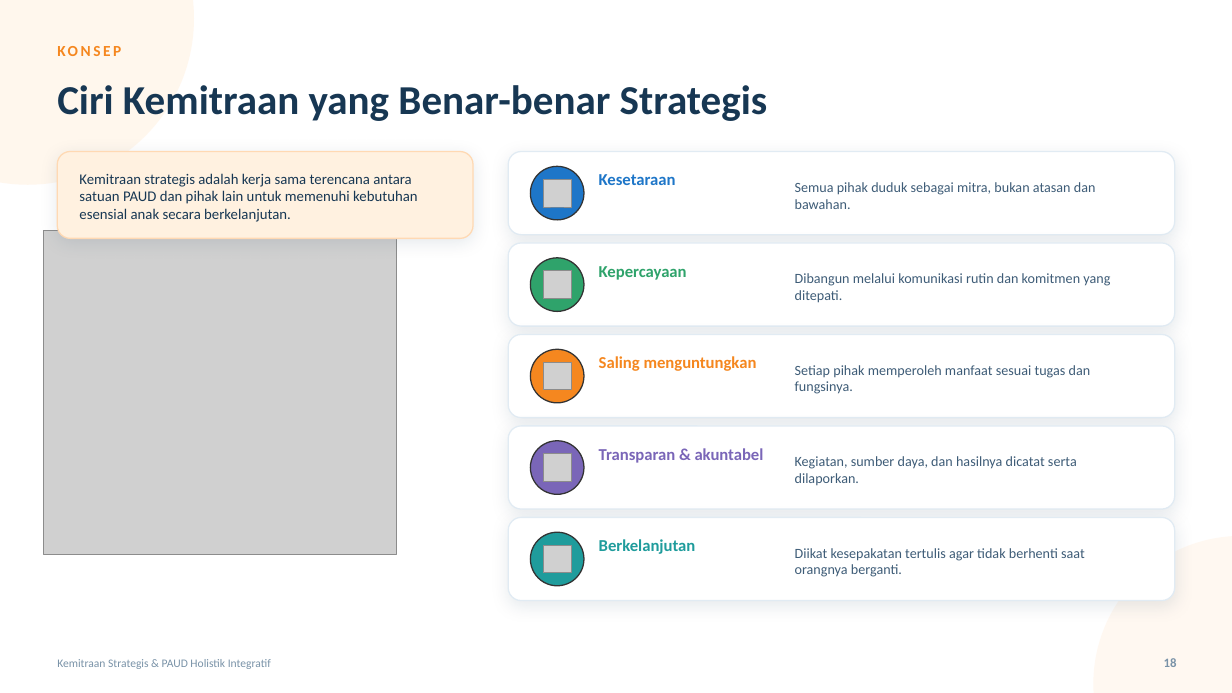
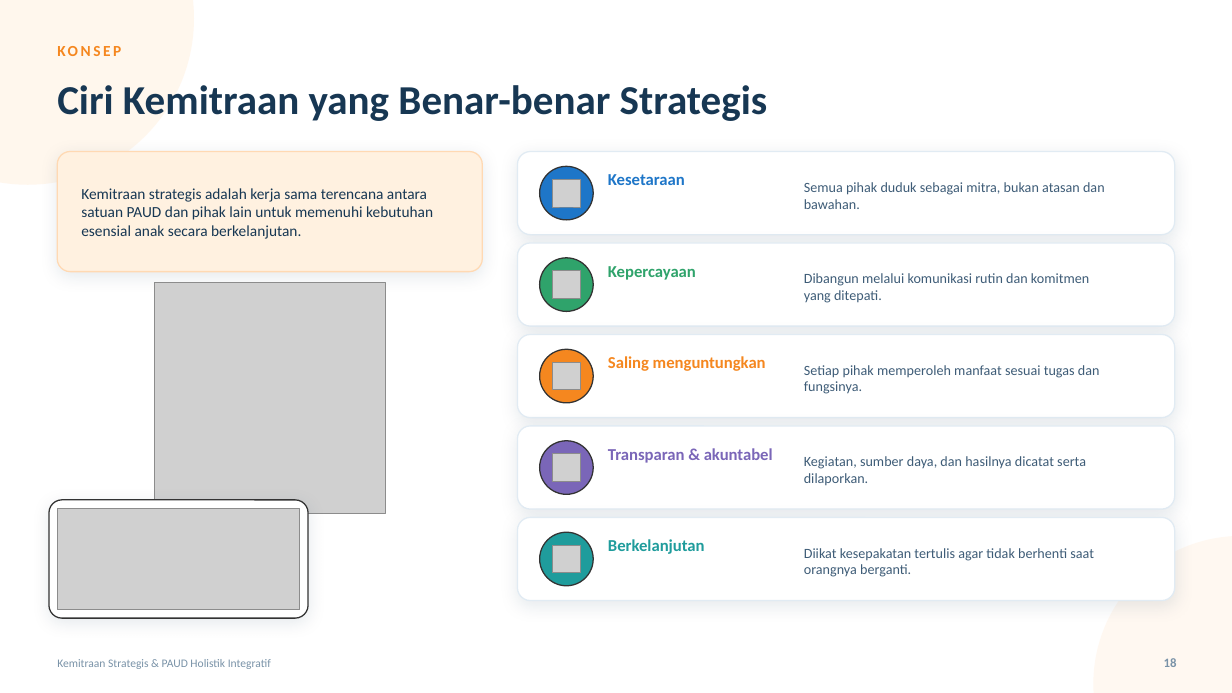
Before and after one commit to afriiqbal/kemitraanpaud, a slide deck: slide 18 of presentasi/Kemitraan_Strategis_PAUD_HI.pptx. Drawn at 1232x693 pixels with LibreOffice and Linux fonts; fonts in the diff are those of the drawing; grey boxes stand for pictures. Boxes give left, top, right and bottom in pixels: in the first picture for what was removed or moved away, otherwise in the second. Text is boxed around its words. In the diff, an @@ line names an element or a change of style, - is before the commit and + after.

```diff
--- a/presentasi/Kemitraan_Strategis_PAUD_HI.pptx
+++ b/presentasi/Kemitraan_Strategis_PAUD_HI.pptx
@@ rounded rectangle: place and size @@
-rounded rectangle at (57,152,473,238)
+rounded rectangle at (57,152,482,272)
@@ rounded rectangle at (57,152,482,272): proportions changed @@
@@ text "Kemitraan strategis adalah kerja sama ..." at (81,188,433,239): size 11.5 to 12 pt @@
@@ rounded rectangle: place and size @@
-rounded rectangle at (508,152,1175,235)
+rounded rectangle at (518,152,1175,235)
@@ text "Semua pihak duduk sebagai mitra, ...": place and size @@
-text "Semua pihak duduk sebagai mitra, ..." at (795,182,1096,209)
+text "Semua pihak duduk sebagai mitra, ..." at (804,182,1105,209)
@@ picture removed at (43,231,396,555) @@
@@ rounded rectangle: place and size @@
-rounded rectangle at (508,243,1175,326)
+rounded rectangle at (518,243,1175,326)
@@ text "Dibangun melalui komunikasi rutin dan ..." rewrapped from (795,273,1110,303) to (804,273,1089,303) @@
@@ picture added at (154,283,385,514) @@
@@ rounded rectangle: place and size @@
-rounded rectangle at (508,335,1175,418)
+rounded rectangle at (518,335,1175,418)
@@ text "Setiap pihak memperoleh manfaat sesuai ...": place and size @@
-text "Setiap pihak memperoleh manfaat sesuai ..." at (795,365,1091,394)
+text "Setiap pihak memperoleh manfaat sesuai ..." at (804,365,1100,394)
@@ rounded rectangle: place and size @@
-rounded rectangle at (508,426,1175,509)
+rounded rectangle at (518,426,1175,509)
@@ text "Kegiatan, sumber daya, dan hasilnya ...": place and size @@
-text "Kegiatan, sumber daya, dan hasilnya ..." at (795,456,1077,485)
+text "Kegiatan, sumber daya, dan hasilnya ..." at (804,456,1086,485)
@@ rounded rectangle added at (49,500,308,618), fill #FFFFFF, outline #333333 1 pt @@
@@ picture added at (57,508,299,610) @@
@@ rounded rectangle: place and size @@
-rounded rectangle at (508,518,1175,601)
+rounded rectangle at (518,518,1175,601)
@@ 5 pictures, 5 texts, 5 ellipses: place and size @@
-5 pictures, 5 texts, 5 ellipses at (531,166,764,586)
+5 pictures, 5 texts, 5 ellipses at (540,166,773,586)
@@ text "Diikat kesepakatan tertulis agar tidak ...": place and size @@
-text "Diikat kesepakatan tertulis agar tidak ..." at (795,548,1085,577)
+text "Diikat kesepakatan tertulis agar tidak ..." at (804,548,1094,577)
```
Also in this commit, not shown: 23 other slides changed, 36 other files.
